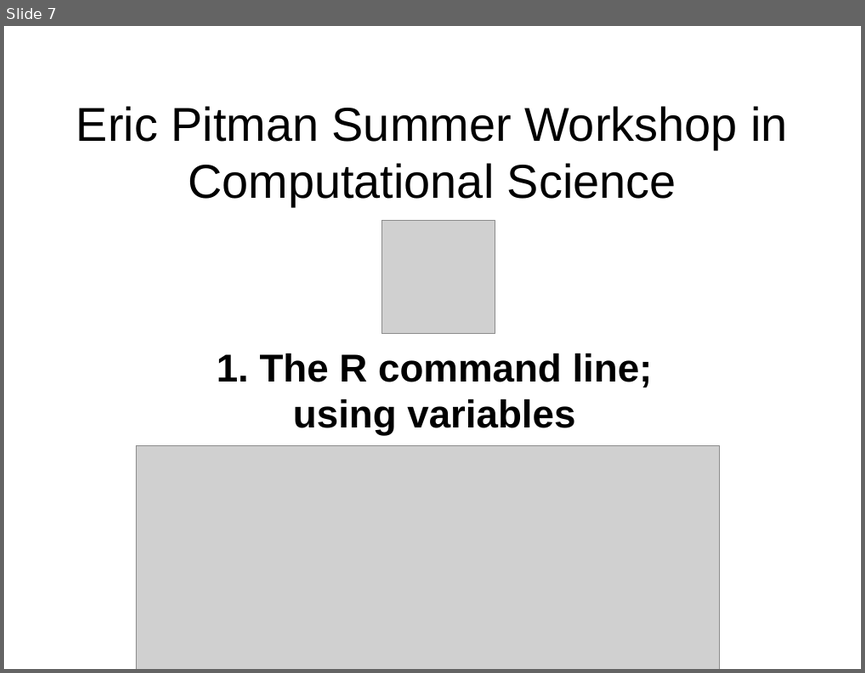
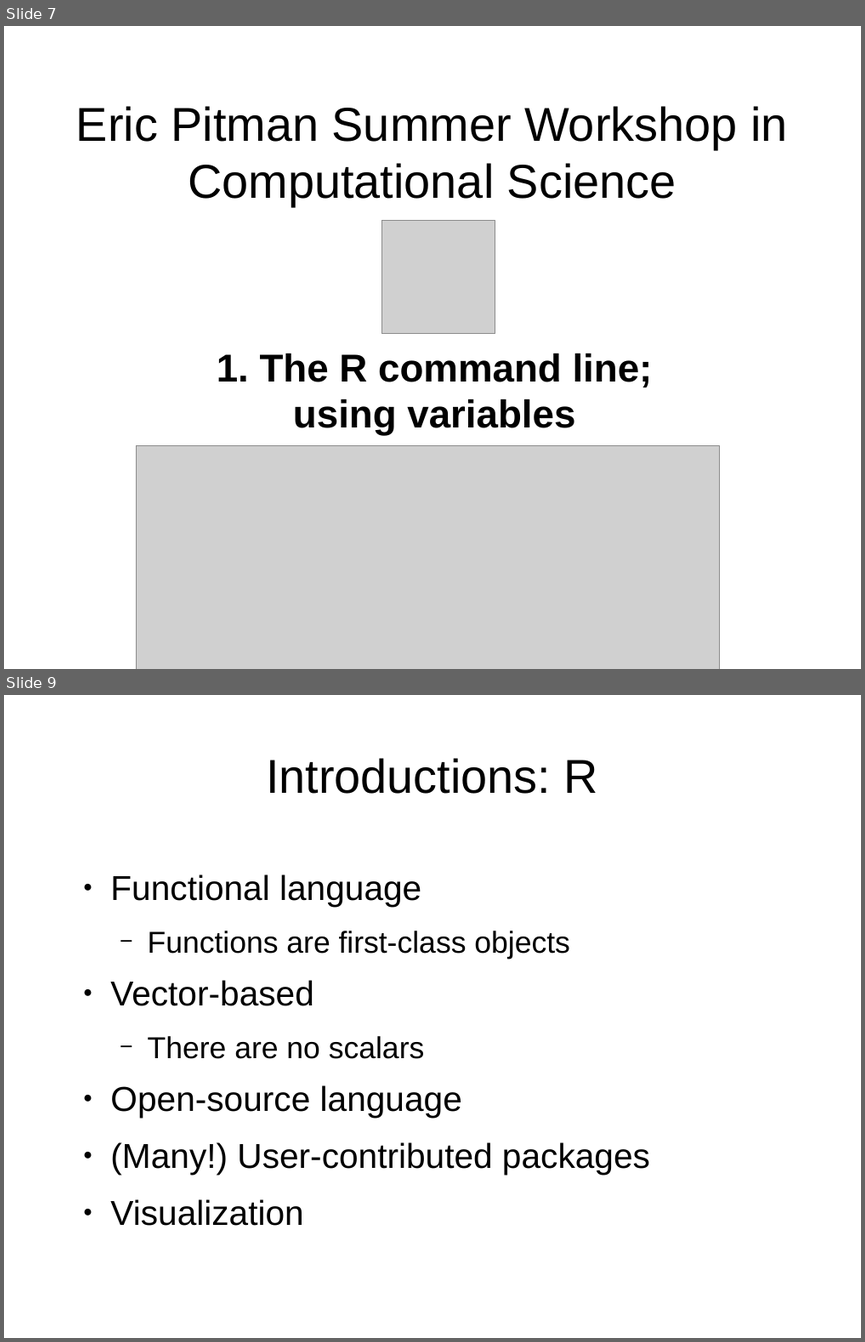
Before and after one commit to ubccr/hsws, a slide deck: slides/R-intro-slideset.odp. Shown one above the other, each under a label of ours: slide 7 before the commit, slides 7 and 9 after it; the slides between them are not shown. The pictures are 865x673 and 865x1342 pixels, drawn with LibreOffice and Linux fonts; fonts in the diff are those of the drawing; grey boxes stand for pictures. Boxes give left, top, right and bottom in pixels: in the first picture for what was removed or moved away, otherwise in the second. Text is boxed around its words. In the diff, an @@ line names an element or a change of style, - is before the commit and + after.

```diff
--- a/slides/R-intro-slideset.odp
+++ b/slides/R-intro-slideset.odp
@@ slide 9 added at [4,695,861,1338], background #FFFFFF @@
@@ title added at [266,758,598,794], 44 pt, text #000000 @@
+Introductions: R
@@ text added at [110,874,650,1225], 32 pt, text #000000 @@
+● Functional language
+  − Functions are first-class objects
+● Vector-based
+  − There are no scalars
+● Open-source language
+● (Many!) User-contributed packages
+● Visualization
```
Also in this commit, not shown: 10 slides changed, 4 other slides added, 7 other files.
